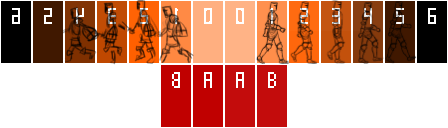
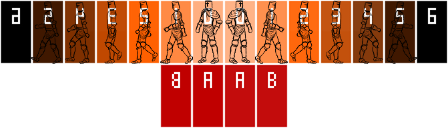
Layers edited between the first and the second 448 × 128 image:
added layer "Pasted Layer #1" above "Pasted Layer" over [30, 0, 223, 64]
added layer "Pasted Layer" above "spriteSheet.png" over [225, 0, 418, 64]
painted on "spriteSheet.png" over [0, 0, 448, 128]
